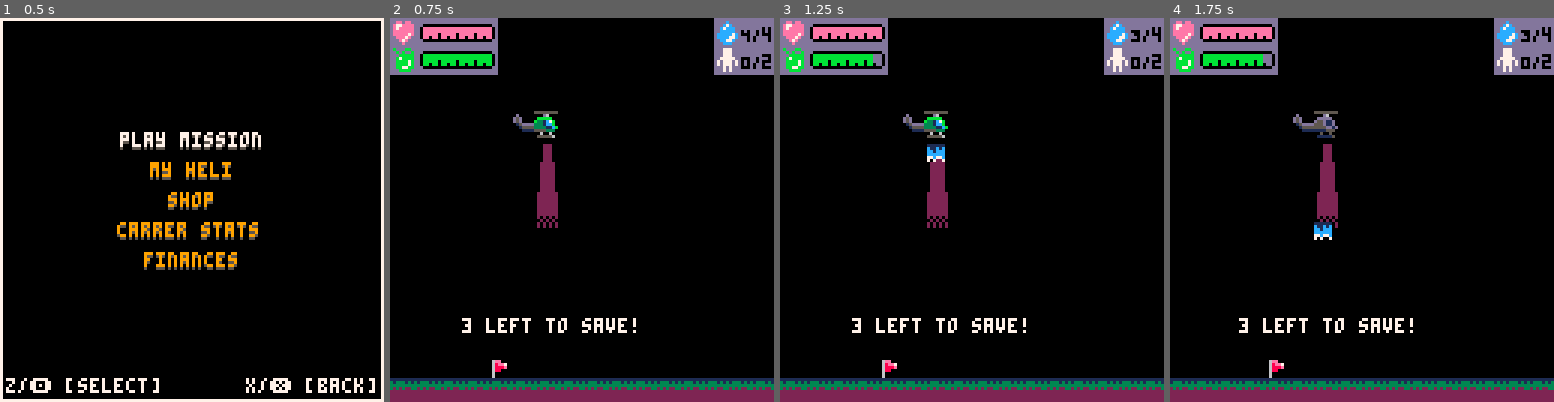
Above: before the commit, frames 1-4 (left to right).
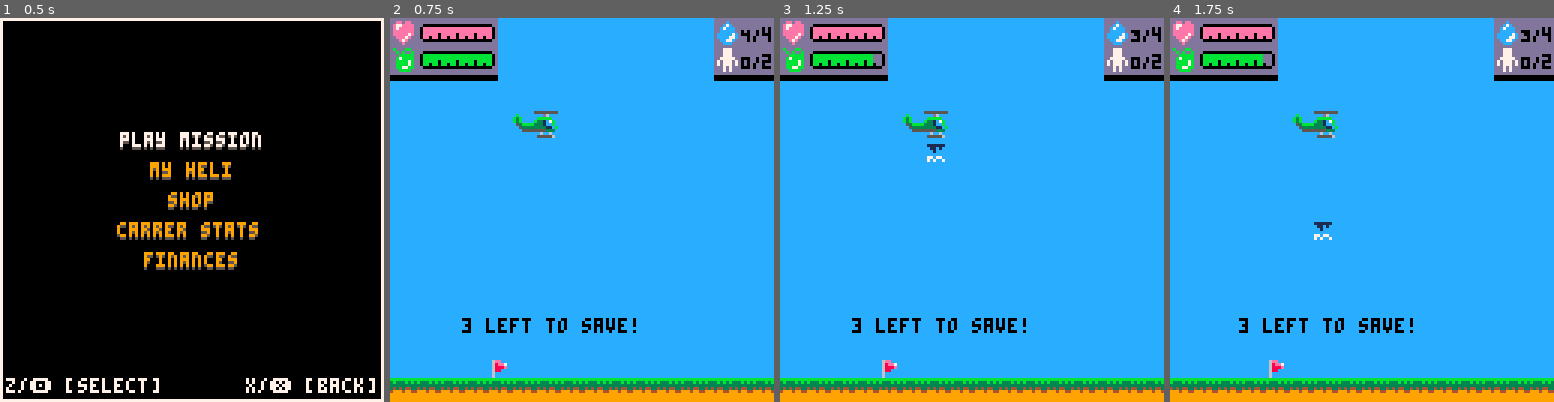
Above: after the commit, the same moments.

Repository: NinetiesPaul/PicoRescue
Game: PICO-8 cartridge picorescue.p8
The game is run twice, just before and just after one commit, with the same random seed, the same clock (stepped at 60 frames per second) and the same inputs.
Inputs:
- Up to frame 1 (0.5 s): tap X (X key) at 0.33 s
- Up to frame 2 (0.75 s): tap O (Z key) at 0.7 s
- Up to frame 3 (1.25 s): tap X (X key) at 1.07 s
- Up to frame 4 (1.75 s): hold Right from 1.6 s (still down); tap O (Z key) at 1.7 s

Frame 1 is identical in both runs. In frame 2, 91% of the frame differs, in the area x 0-100%, y 0-100%; in frame 3, 91%; in frame 4, 91%.

Commit message:
sprite management

Diff:
--- a/picorescue.p8
+++ b/picorescue.p8
@@ -200,7 +200,7 @@
 	mission_fire_put_out = 0
 	mission_earnings = 0
 	mission_has_wounded = false
-	mission_day_time = rnd({"night"})
+	mission_day_time = rnd({ "day", "night" })
 
 	block_btns = false
 	block_btns_counter = 0
@@ -369,7 +369,7 @@
 
 		spr(016,0,1)
 		rectfill(11,2,11 + rotor_health_bar_length,6, 14)
-		palt(0, false) palt(2, true) spr(028, 10, 0, 4, 1) palt()
+		palt(0, false) palt(2, true) spr(026, 10, 0, 4, 1) palt()
 
 		fuel_usage = player.rotor_fuel/player.max_rotor_fuel
 		rotor_fuel_bar_length = (fuel_usage == 1) and 22 or
@@ -384,7 +384,7 @@
 
 		spr(000,0,10)
 		rectfill(11,11,11 + rotor_fuel_bar_length,15, 11)
-		palt(0, false) palt(2, true) spr(028, 10, 9, 4, 1) palt()
+		palt(0, false) palt(2, true) spr(026, 10, 9, 4, 1) palt()
 
 		spr(048,108,1)
 		water_drop_spr = (player.water_cap == 0) and 043 or
@@ -412,8 +412,8 @@
 		print(count(civ_spawn[difficulty]) - mission_civ_saved .. " left to save!", drop_off_x - 8, 100, col)
 
 		if mission_day_time == "night" then
-			sspr(80, 64, 4, 24 + (player.spotlight_height * 8), player.x, player.y + 10)
-			sspr(80, 64, 4, 24 + (player.spotlight_height * 8), player.x + 5, player.y + 10, 4, 24 + (player.spotlight_height * 8), true)
+			sspr(112, 0, 4, 24 + (player.spotlight_height * 8), player.x, player.y + 10)
+			sspr(112, 0, 4, 24 + (player.spotlight_height * 8), player.x + 5, player.y + 10, 4, 24 + (player.spotlight_height * 8), true)
 			rectfill(player.spotlight_px1, player.spotlight_py1, player.spotlight_px2 - 3, player.spotlight_py2, 2)
 
 			if player.spotlight_height == 0 then
@@ -522,7 +522,7 @@
 		end
 
 		print(tool_selected, 2, 2, 5) -- debug
-		spr(085, triage_cursor_x, triage_cursor_y)
+		spr(066, triage_cursor_x, triage_cursor_y)
 		-- print(triage_cursor_x..","..triage_cursor_y, 2, 10, 7)
 	end
 
@@ -997,8 +997,6 @@
 
 function draw_civ(civ)
 	if civ.on_board == false then
-		print(flr(civ.x), civ.x, civ.y - 8, 7)
-
 		if (mission_day_time == "day") then
 			sspr(civ.spr, 16, 8, 8, civ.x, civ.y)
 		else
@@ -1165,7 +1163,7 @@
 end
 
 function draw_ground(ground)
-	ground_spr = (mission_day_time == "night") and 014 or 017
+	ground_spr = (mission_day_time == "night") and 012 or 017
 	spr(ground_spr,ground.x,ground.y)
 end
 
@@ -1577,7 +1575,7 @@
 
 
 __gff__
-0000000000000000000000000000000100000000000000000000000000000000000101010100000000000000000000000000000000000000000000000000000000000000000000000000000000000000000000000000000000000000000000000000000000000000000000000000000000000000000000000000000000000000
+0000000000000000000000000000000000000000000000000000000000000000000101010100000000000000000000000000000000000000000000000000000000000000000000000000000000000000000000000000000000000000000000000000000000000000000000000000000000000000000000000000000000000000
 0000000000000000000000000000000000000000000000000000000000000000000000000000000000000000000000000000000000000000000000000000000000000000000000000000000000000000000000000000000000000000000000000000000000000000000000000000000000000000000000000000000000000022
 
 
Not shown, changed: 78 lines of the sprite sheet (__gfx__) section of picorescue.p8
